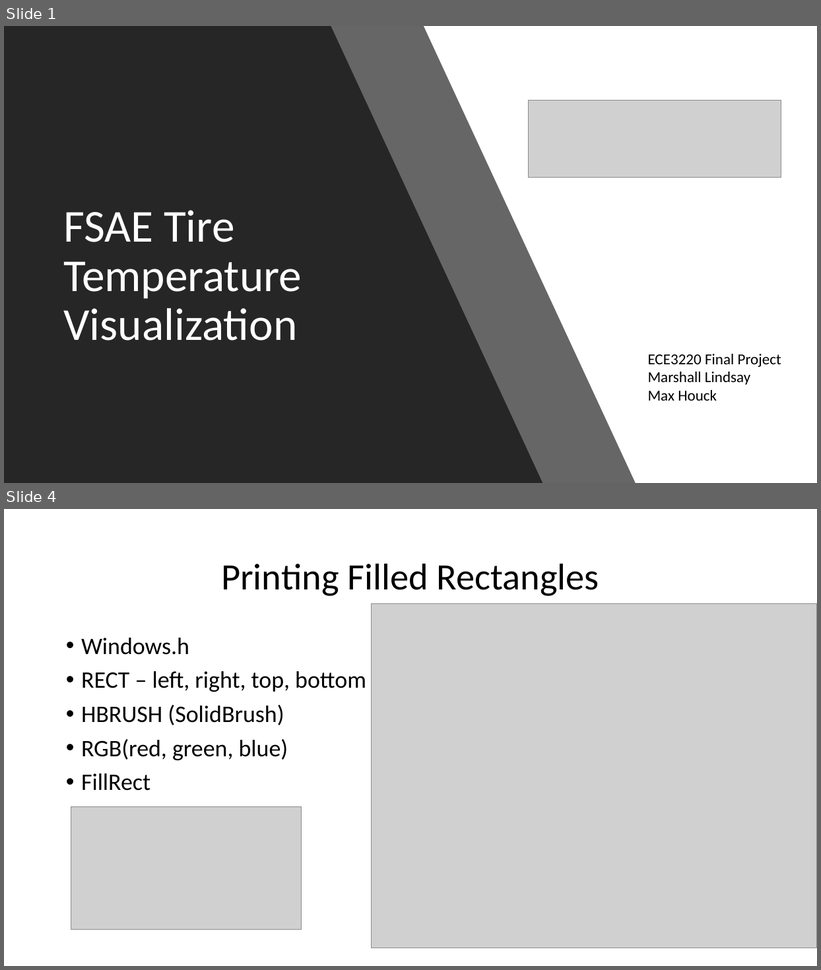
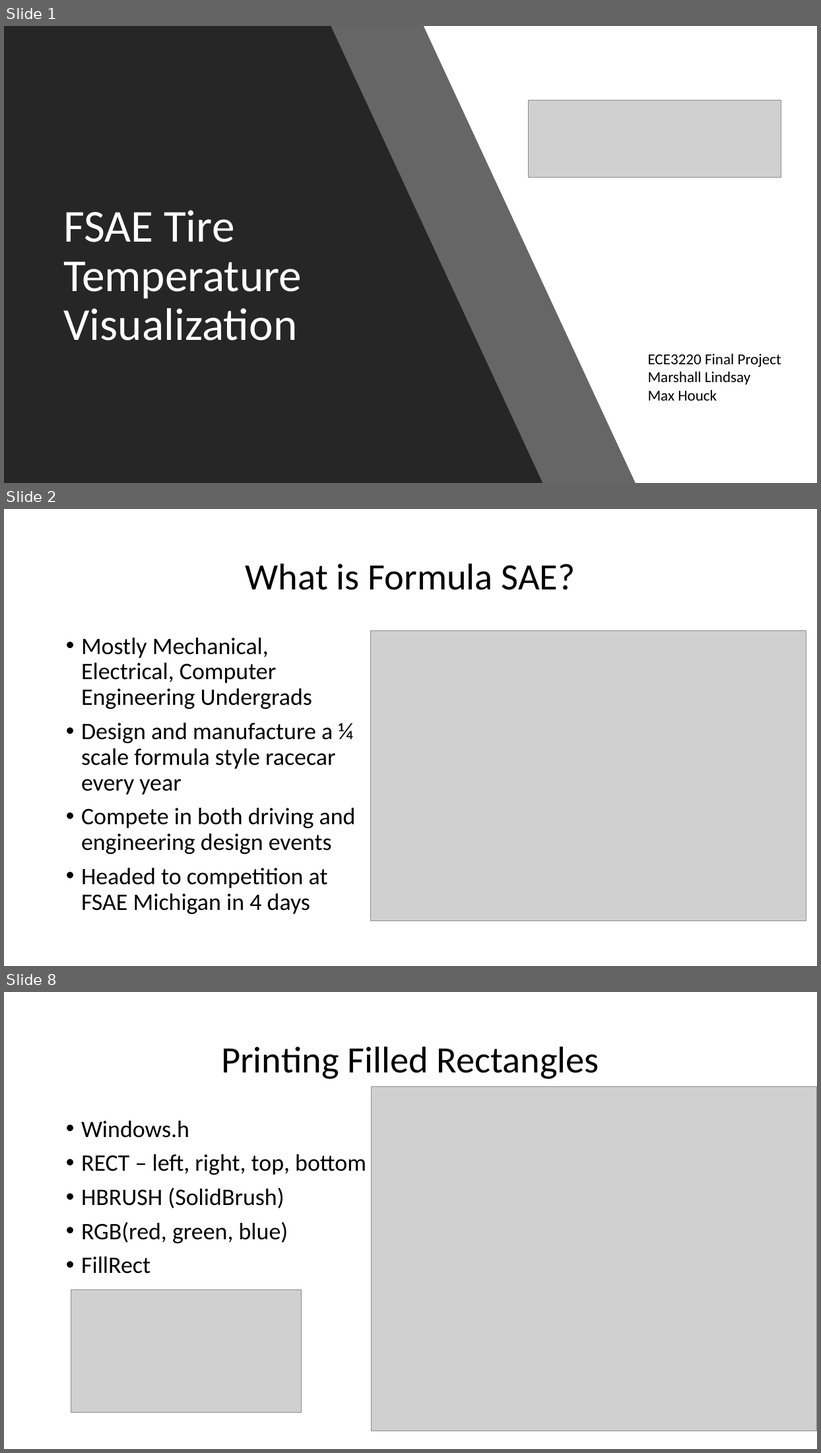
Before and after one commit to maxhouck/ECE3220FinalProject, a slide deck: Final.pptx. Shown one above the other, each under a label of ours: slides 1 and 4 before the commit, slides 1, 2 and 8 after it; the slides between them are not shown. The pictures are 821x970 and 821x1453 pixels, drawn with LibreOffice and Linux fonts; fonts in the diff are those of the drawing; grey boxes stand for pictures. Boxes give left, top, right and bottom in pixels: in the first picture for what was removed or moved away, otherwise in the second. Text is boxed around its words. In the diff, an @@ line names an element or a change of style, - is before the commit and + after.

```diff
--- a/Final.pptx
+++ b/Final.pptx
@@ slide 2 added at box(4, 509, 817, 966), background #FFFFFF @@
@@ title added at box(246, 563, 575, 590), 44 pt, text #000000 @@
+What is Formula SAE?
@@ text added at box(81, 638, 356, 914), 28 pt, text #000000 @@
+• Mostly Mechanical, Electrical, Computer Engineering Undergrads
+• Design and manufacture a ¼ scale formula style racecar every year
+• Compete in both driving and engineering design events
+• Headed to competition at FSAE Michigan in 4 days
@@ picture added at box(371, 631, 807, 921) @@
@@ what was slide 4 is now slide 8 @@
```
Also in this commit, not shown: 5 other slides added, 2 slides removed, 1 other file.
